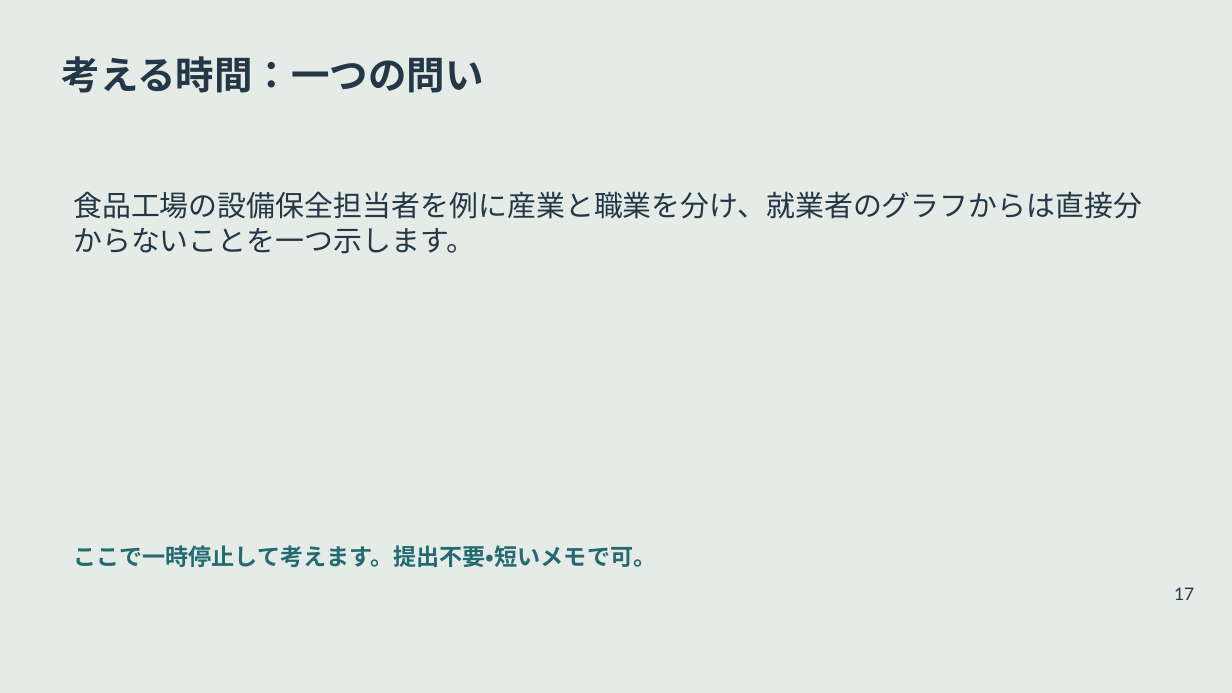
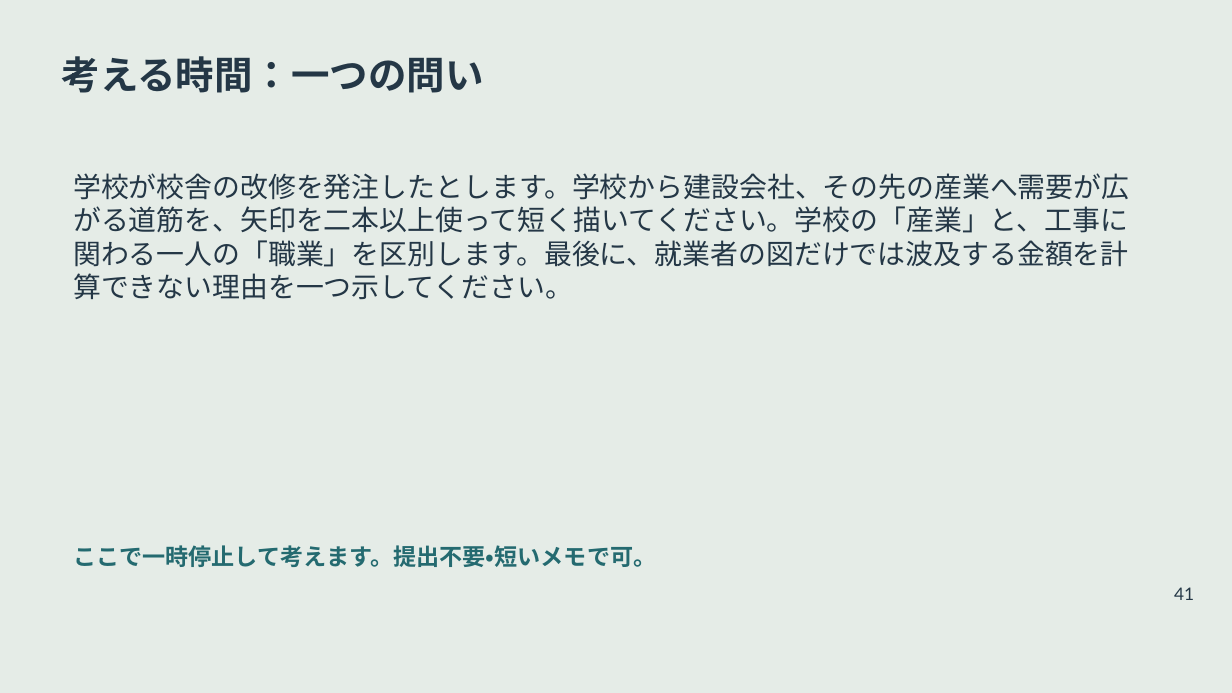
Before and after one commit to zooc-14calbp/industrial-education-ii, a slide deck: slide 41 of reorganized/20261105/main/01/slides.pptx (slide 17 before the commit). Drawn at 1232x693 pixels with LibreOffice and Linux fonts; fonts in the diff are those of the drawing. Boxes give left, top, right and bottom in pixels: in the first picture for what was removed or moved away, otherwise in the second. Text is boxed around its words. In the diff, an @@ line names an element or a change of style, - is before the commit and + after.

```diff
--- a/reorganized/20261105/main/01/slides.pptx
+++ b/reorganized/20261105/main/01/slides.pptx
@@ text at [73, 173, 1129, 300]: text changed; size 22.5 to 21.8 pt @@
-食品工場の設備保全担当者を例に産業と職業を分け、就業者のグラフからは直接分からないことを一つ示します。
+学校が校舎の改修を発注したとします。学校から建設会社、その先の産業へ需要が広がる道筋を、矢印を二本以上使って短く描いてください。学校の「産業」と、工事に関わる一人の「職業」を区別します。最後に、就業者の図だけでは波及する金額を計算できない理由を一つ示してください。
@@ text at [1174, 587, 1194, 600]: text changed @@
-17
+41
```
Also in this commit, not shown: 22 other slides changed, 25 slides added, 1 slide removed, 21 other files.
